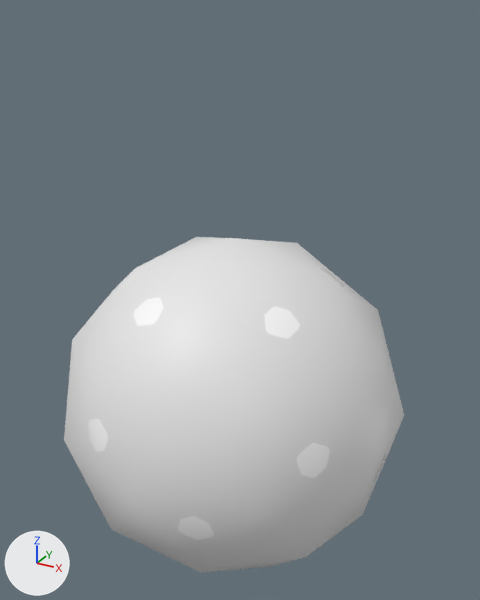
The FBX model Assets/Assets/Mesh/Smile.fbx as it was, and as the next commit left it.
Before and after are seen from a 50 mm lens placed at (1.78, -3.15, 2.26), pointed at (-0.1, 0.28, 0.55). The lights are fixed; the arrows at lower left show +X, +Y and +Z. Objects named as collision shapes, trigger or cutter boxes, shadow casters or lower levels of detail are left out. Where no turn or scale is listed for an object, it has been applied to the vertices.

In view in the first picture: 'COLL', 'Smile_LOD0'.
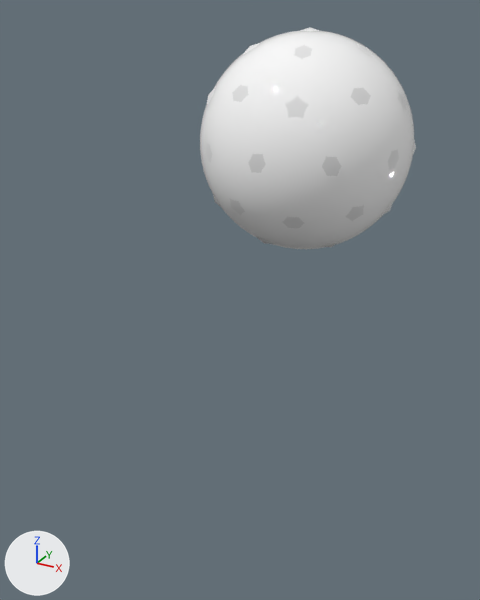
The change, as a diff of the scene's bpy script:
```diff
--- a/Assets/Assets/Mesh/Smile.fbx.py
+++ b/Assets/Assets/Mesh/Smile.fbx.py
@@ me_mesh @@
 me_mesh.from_pydata(...)  # 42 vertices, 80 faces; spans x -1.01..1.01, y -1.06..1.06, z -1.06..1.06
 # used by ob_coll; location = (0.0, 0.0, 0.0)
+# me_mesh part 1: the whole mesh is scaled about its middle by 0.678
@@ me_mesh_005 @@
 # used by ob_smile_lod0; location = (0.0, 0.0, 0.0)
-me_mesh_005.from_pydata(...)  # 2942 vertices, 2954 faces; spans x -0.99..0.99, y -1.0..1.0, z -1.0..1.0
+me_mesh_005.from_pydata(...)  # 2942 vertices, 5880 faces; spans x -0.7..0.7, y -0.7..0.7, z -0.7..0.7
+# me_mesh_005 part 2: 2942 vertices removed from x -0.99..0.99, y -1.0..1.0, z -1.0..1.0; 2942 vertices added at x -0.7..0.7, y -0.7..0.7, z -0.7..0.7
 me_mesh_005.materials.append(mat_material__44)
@@ ob_coll @@
 ob_coll = bpy.data.objects.new('COLL', me_mesh)
-ob_coll.location = (0.0, 0.0, 0.0)
+ob_coll.location = (0.0, 1.0, 1.43)
@@ ob_smile_lod0 @@
 ob_smile_lod0 = bpy.data.objects.new('Smile_LOD0', me_mesh_005)
-ob_smile_lod0.location = (0.0, 0.0, 0.0)
+ob_smile_lod0.location = (0.0, 1.0, 1.43)
```

Where the change shows, as pixel boxes [x1, y1, x2, y2] in the pictures (480 x 600 px):
'COLL', mesh rescaled, moved (38% narrower, 34% shorter): before [64, 237, 404, 573]; after [205, 27, 416, 247]
'Smile_LOD0', reshaped, moved: before [88, 268, 386, 540]; after [200, 31, 414, 249]
